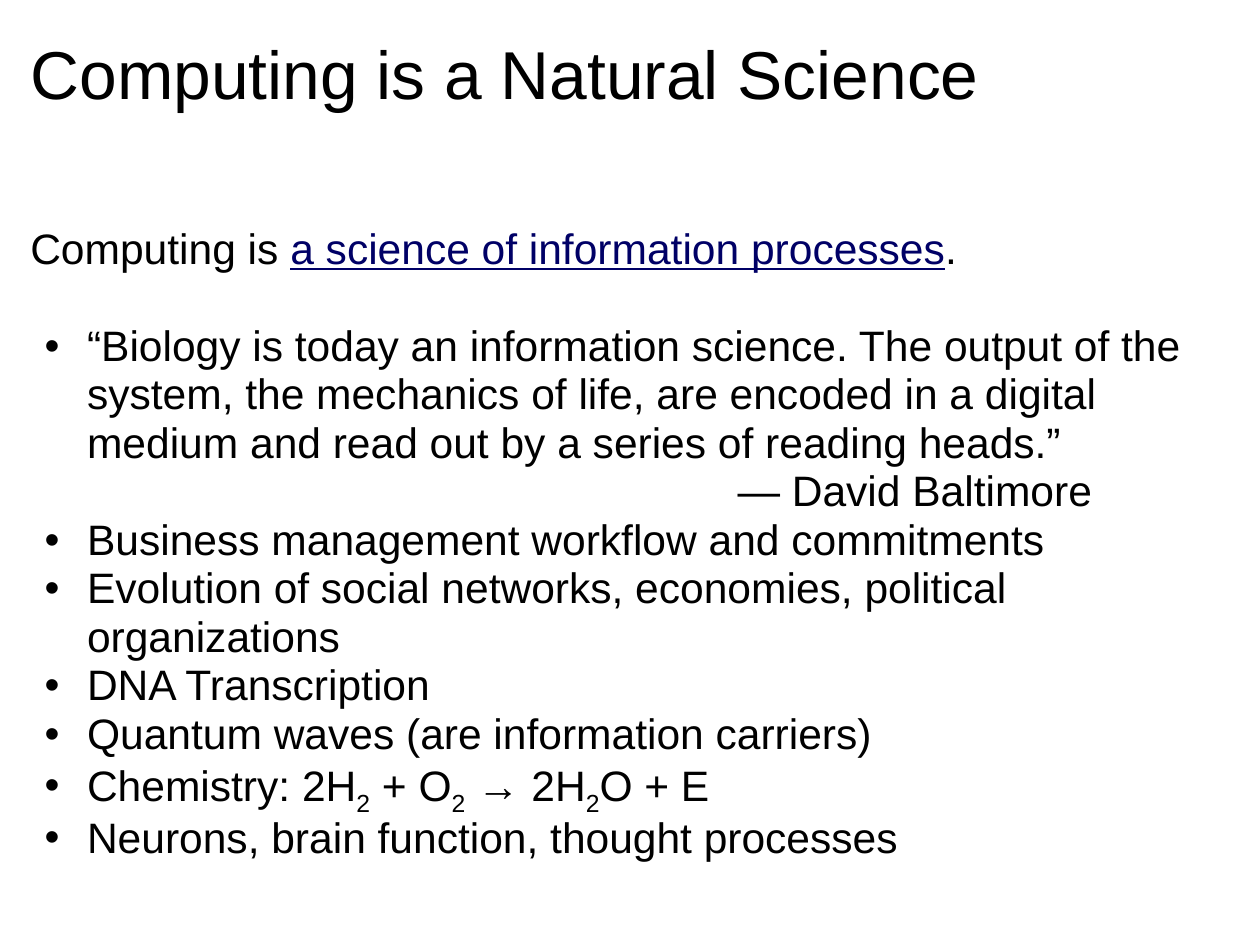
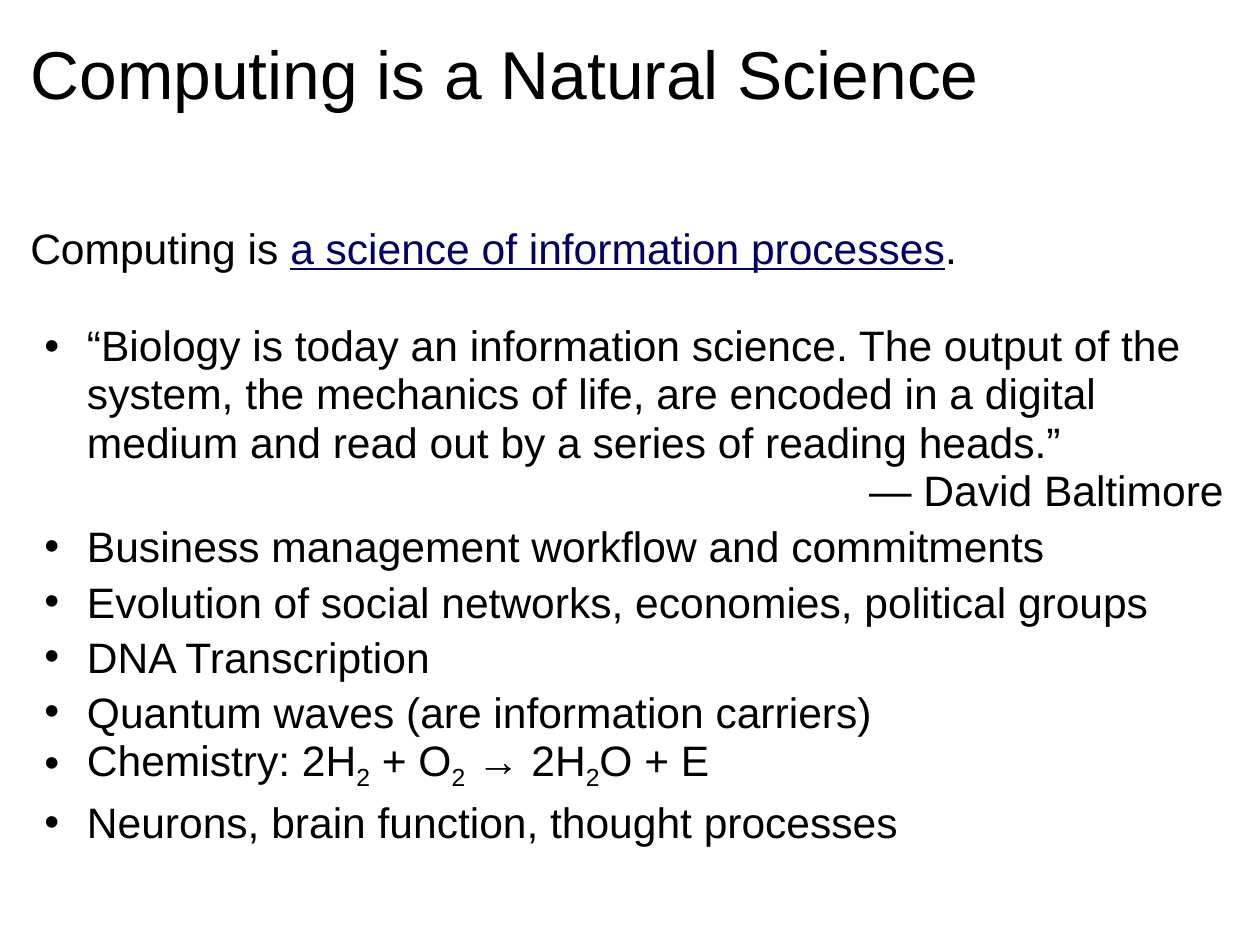
Before and after one commit to dondi/javascript-book, a slide deck: slide 3 of presentations/Chapter_1_Presentation.ppt. Drawn at 1260x945 pixels with LibreOffice and Linux fonts; fonts in the diff are those of the drawing; background and template pictures are left out. Boxes give left, top, right and bottom in pixels: in the first picture for what was removed or moved away, otherwise in the second. Text is boxed around its words. In the diff, an @@ line names an element or a change of style, - is before the commit and + after.

```diff
--- a/presentations/Chapter_1_Presentation.ppt
+++ b/presentations/Chapter_1_Presentation.ppt
@@ text at [87,475,1224,846]: alignment left to right; line spacing 0.95 to 35pt @@
@@ text at [87,587,1148,626]: text changed @@
-  • Evolution of social networks, economies, political organizations
+  • Evolution of social networks, economies, political groups
```
Also in this commit, not shown: 6 other slides changed.
